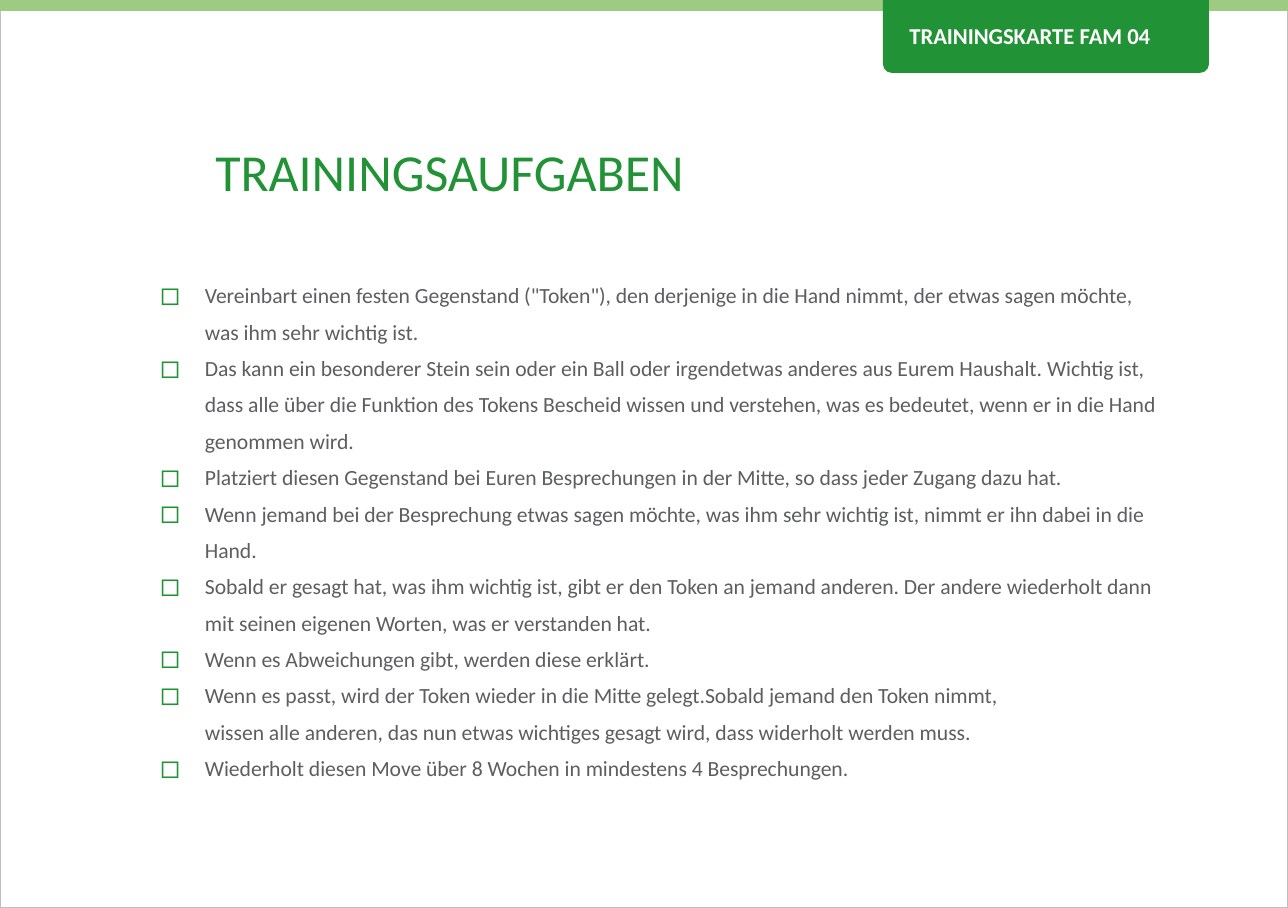
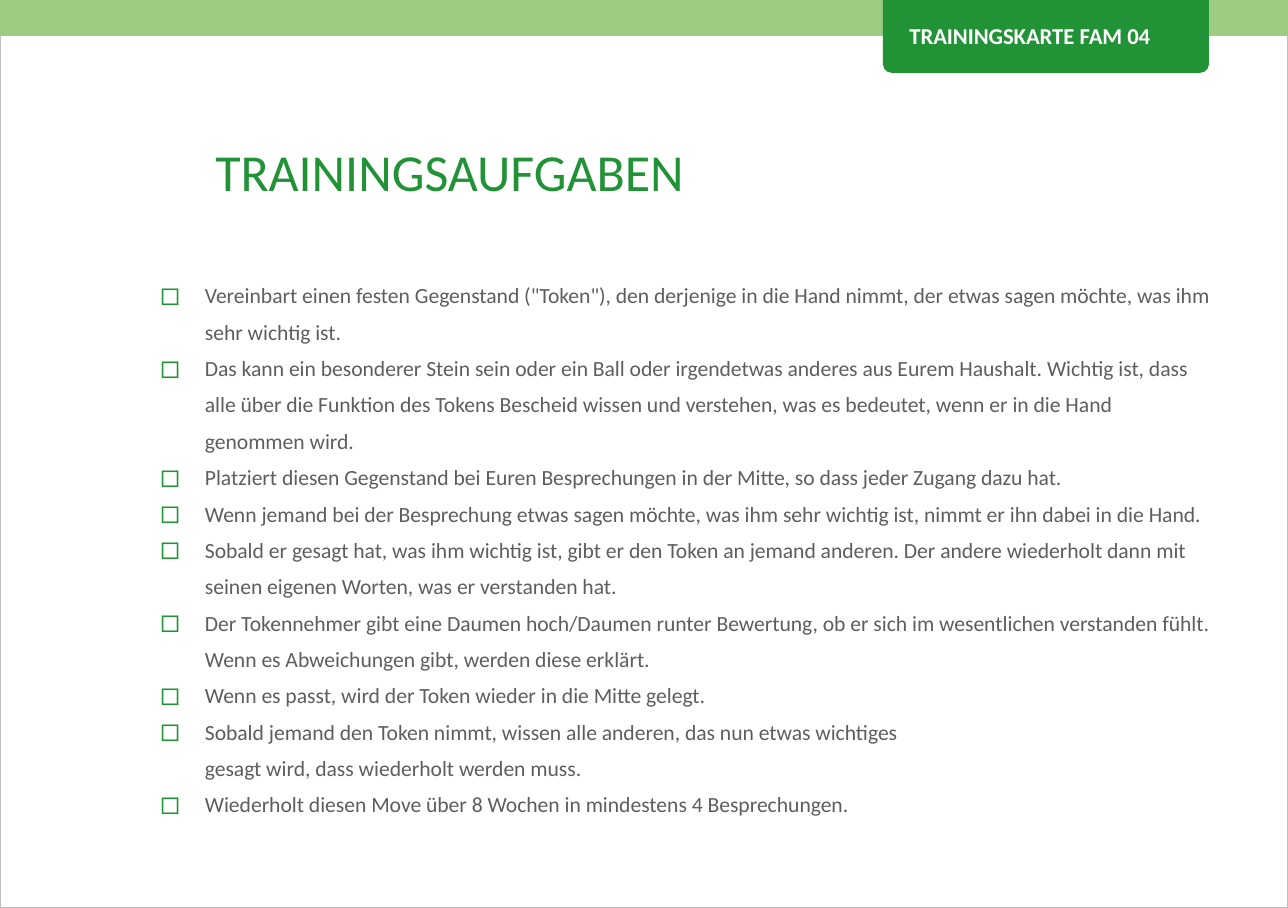
Before and after one commit to Teamtool/training-materials, a slide deck: slide 2 of emotional erwachsen/Family (FAM)/ger/apprentice/ger_FAM_04_Achtung_Wichtig_EE_A.pptx. Drawn at 1288x908 pixels with LibreOffice and Linux fonts; fonts in the diff are those of the drawing; background and template pictures are left out. Boxes give left, top, right and bottom in pixels: in the first picture for what was removed or moved away, otherwise in the second. Text is boxed around its words. In the diff, an @@ line names an element or a change of style, - is before the commit and + after.

```diff
--- a/emotional erwachsen/Family (FAM)/ger/apprentice/ger_FAM_04_Achtung_Wichtig_EE_A.pptx
+++ b/emotional erwachsen/Family (FAM)/ger/apprentice/ger_FAM_04_Achtung_Wichtig_EE_A.pptx
@@ rectangle: place and size @@
-rectangle at [0, 0, 1288, 11]
+rectangle at [0, 0, 1288, 36]
@@ text at [205, 616, 1209, 780]: text changed @@
-◻ Wenn es Abweichungen gibt, werden diese erklärt.
-◻ Wenn es passt, wird der Token wieder in die Mitte gelegt.Sobald jemand den Token nimmt,
-  wissen alle anderen, das nun etwas wichtiges gesagt wird, dass widerholt werden muss.
+◻ Der Tokennehmer gibt eine Daumen hoch/Daumen runter Bewertung, ob er sich im wesentlichen verstanden fühlt. Wenn es Abweichungen gibt, werden diese erklärt.
+◻ Wenn es passt, wird der Token wieder in die Mitte gelegt.
+◻ Sobald jemand den Token nimmt, wissen alle anderen, das nun etwas wichtiges
+  gesagt wird, dass wiederholt werden muss.
```
Also in this commit, not shown: 1 other slide changed, 1 other file.
